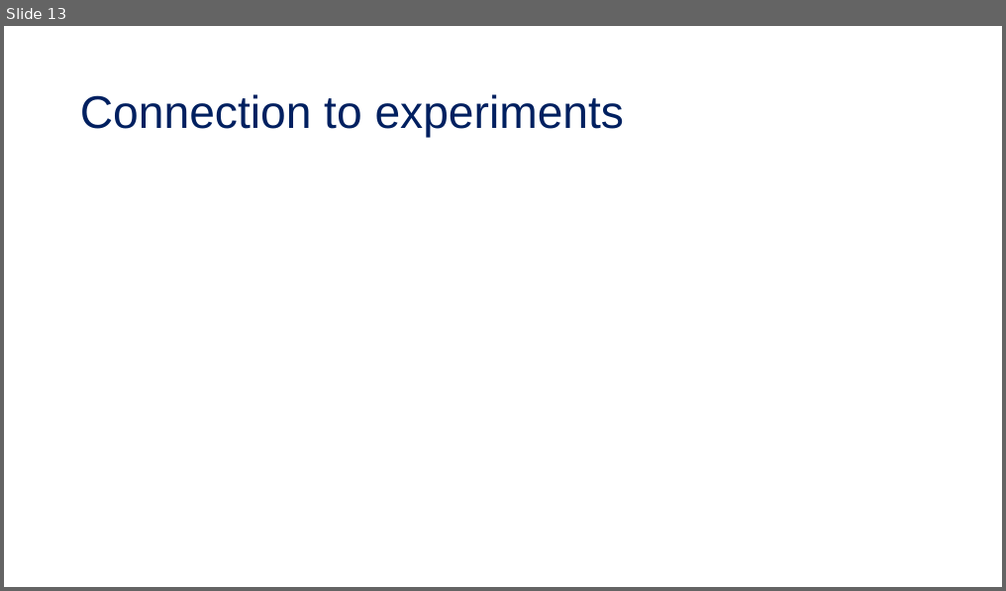
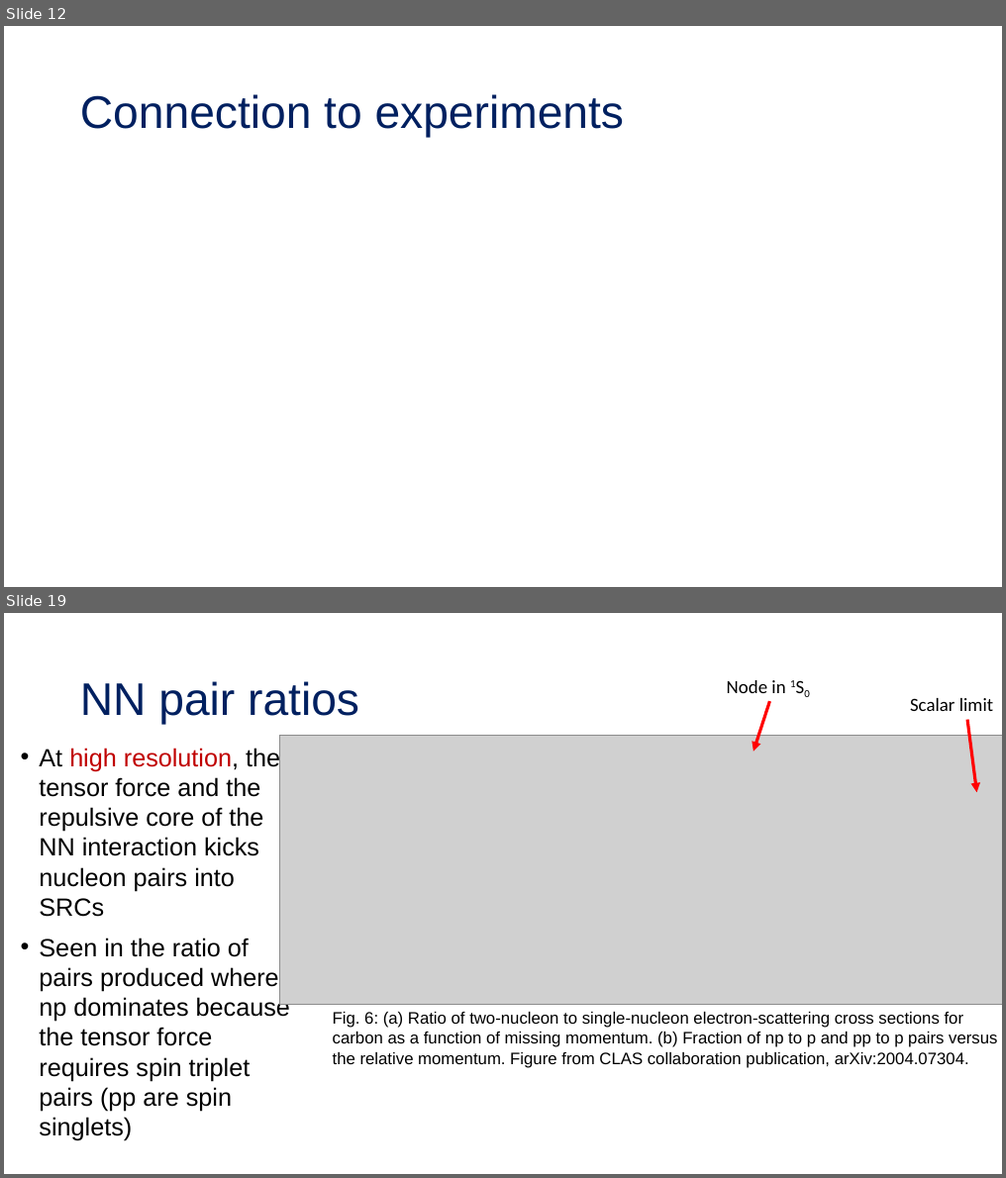
Before and after one commit to tropiano4/tropiano-srg, a slide deck: Presentations/DNP_October2020/tropiano_dnp_october2020.pptx. Shown one above the other, each under a label of ours: slide 13 before the commit, slides 12 and 19 after it; the slides between them are not shown. The pictures are 1006x591 and 1006x1178 pixels, drawn with LibreOffice and Linux fonts; fonts in the diff are those of the drawing; grey boxes stand for pictures. Boxes give left, top, right and bottom in pixels: in the first picture for what was removed or moved away, otherwise in the second. Text is boxed around its words. In the diff, an @@ line names an element or a change of style, - is before the commit and + after.

```diff
--- a/Presentations/DNP_October2020/tropiano_dnp_october2020.pptx
+++ b/Presentations/DNP_October2020/tropiano_dnp_october2020.pptx
@@ slide 19 added at [4, 613, 1002, 1174], background #FFFFFF @@
@@ title added at [80, 681, 359, 725], 44 pt, text #002060 @@
+NN pair ratios
@@ text added at [727, 680, 785, 693], 18 pt, text #000000 @@
+Node in 1S0
@@ arrow added from (770, 701) to (753, 752), #FF0000 3 pt @@
@@ text added at [910, 698, 993, 711], 18 pt, text #000000 @@
+Scalar limit
@@ arrow added from (967, 719) to (977, 792), #FF0000 3 pt @@
@@ text added at [39, 746, 290, 1112], 24 pt, text #000000 @@
+• At high resolution, the tensor force and the repulsive core of the NN interaction kicks nucleon pairs into SRCs
+• Seen in the ratio of pairs produced where np dominates because the tensor force requires spin triplet pairs (pp are spin singlets)
@@ picture added at [279, 735, 1002, 1004] @@
@@ text added at [333, 1012, 997, 1068], 16 pt, text #000000 @@
+Fig. 6: (a) Ratio of two-nucleon to single-nucleon electron-scattering cross sections for carbon as a function of missing momentum. (b) Fraction of np to p and pp to p pairs versus the relative momentum. Figure from CLAS collaboration publication, arXiv:2004.07304.
@@ what was slide 13 is now slide 12 @@
```
Also in this commit, not shown: 7 slides changed, 11 other slides added, 15 slides removed.
